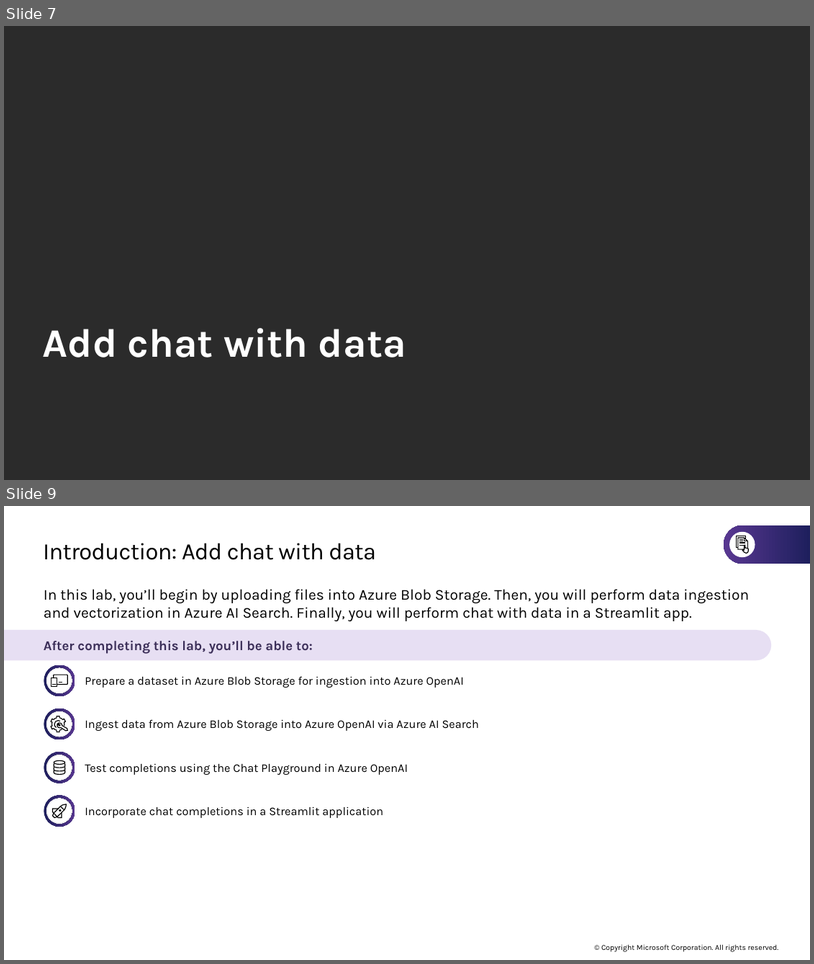
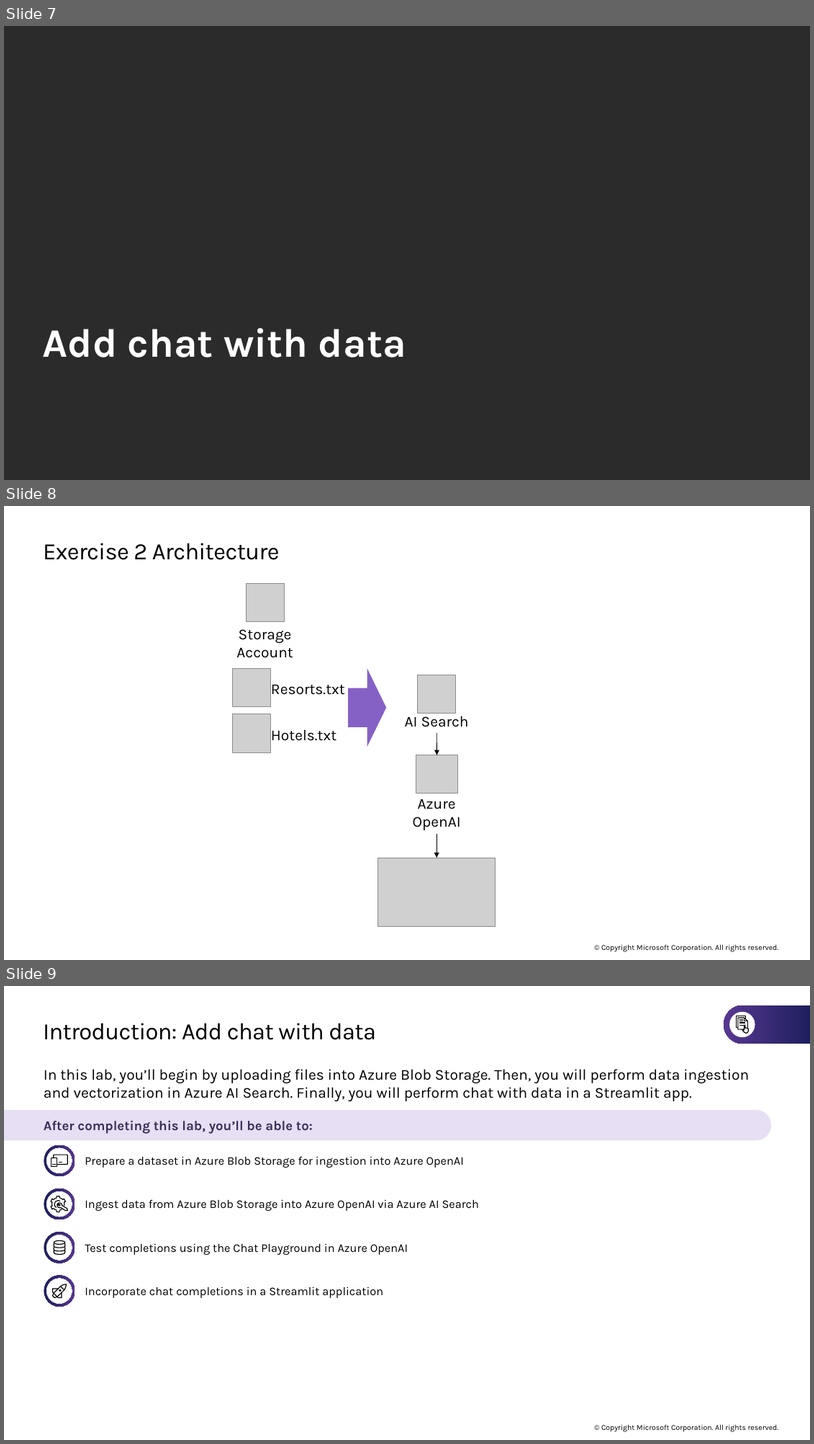
Before and after one commit to microsoft/TechExcel-Implementing-automation-practices-using-Azure-OpenAI, a slide deck: Outline/Lab Slides.pptx. Shown one above the other, each under a label of ours: slides 7 and 9 before the commit, slides 7, 8 and 9 after it; the slides between them are not shown. The pictures are 814x964 and 814x1444 pixels, drawn with LibreOffice and Linux fonts; fonts in the diff are those of the drawing; grey boxes stand for pictures; background and template pictures are left out; a plain dark background stands for a picture behind light text. Boxes give left, top, right and bottom in pixels: in the first picture for what was removed or moved away, otherwise in the second. Text is boxed around its words. In the diff, an @@ line names an element or a change of style, - is before the commit and + after.

```diff
--- a/Outline/Lab Slides.pptx
+++ b/Outline/Lab Slides.pptx
@@ slide 8 added at <box>4,506,810,960</box>, background #FFFFFF; not listed: 1 template element that a slide beside it also shows @@
@@ title added at <box>43,543,280,560</box>, 28 pt, text #000000 @@
+Exercise 2 Architecture
@@ picture added at <box>246,584,284,621</box> @@
@@ text added at <box>237,629,293,658</box>, 18 pt, text #000000 @@
+Storage
+Account
@@ picture added at <box>232,668,270,706</box> @@
@@ right arrow added at <box>348,668,386,746</box>, fill #8661C5 @@
@@ picture added at <box>418,674,456,713</box> @@
@@ text added at <box>271,684,345,695</box>, 18 pt, text #000000 @@
+Resorts.txt
@@ picture added at <box>232,714,270,752</box> @@
@@ text added at <box>405,713,469,727</box>, 18 pt, text #000000 @@
+AI Search
@@ text added at <box>271,729,337,741</box>, 18 pt, text #000000 @@
+Hotels.txt
@@ arrow added from (437, 733) to (437, 754), #000000 0.75 pt @@
@@ picture added at <box>417,754,458,793</box> @@
@@ text added at <box>413,798,461,830</box>, 18 pt, text #000000 @@
+Azure
+OpenAI
@@ arrow added from (437, 834) to (437, 857), #000000 0.75 pt @@
@@ picture added at <box>378,857,496,926</box> @@
```
Also in this commit, not shown: 5 slides changed, 11 other slides added, 16 slides removed, 18 other files.
